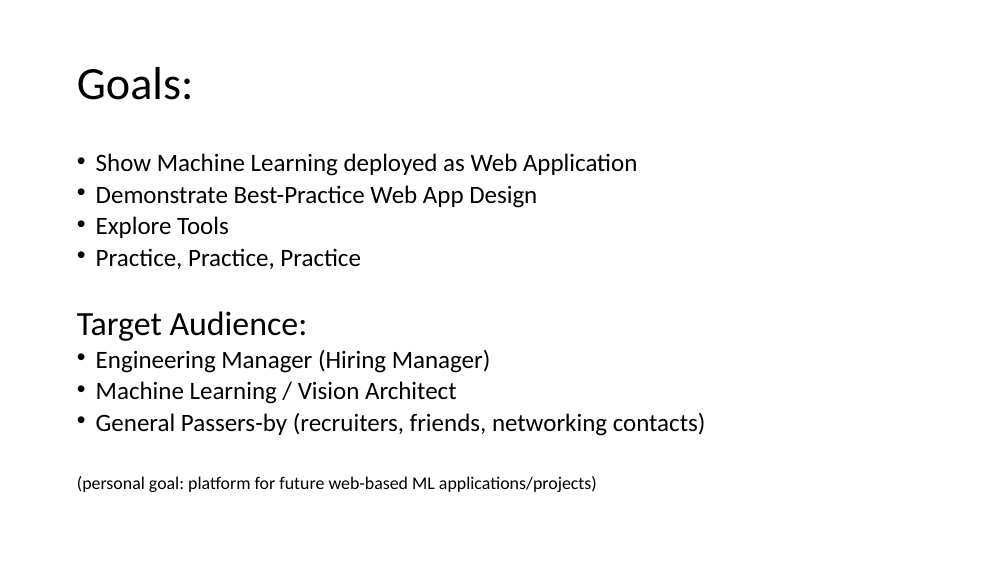
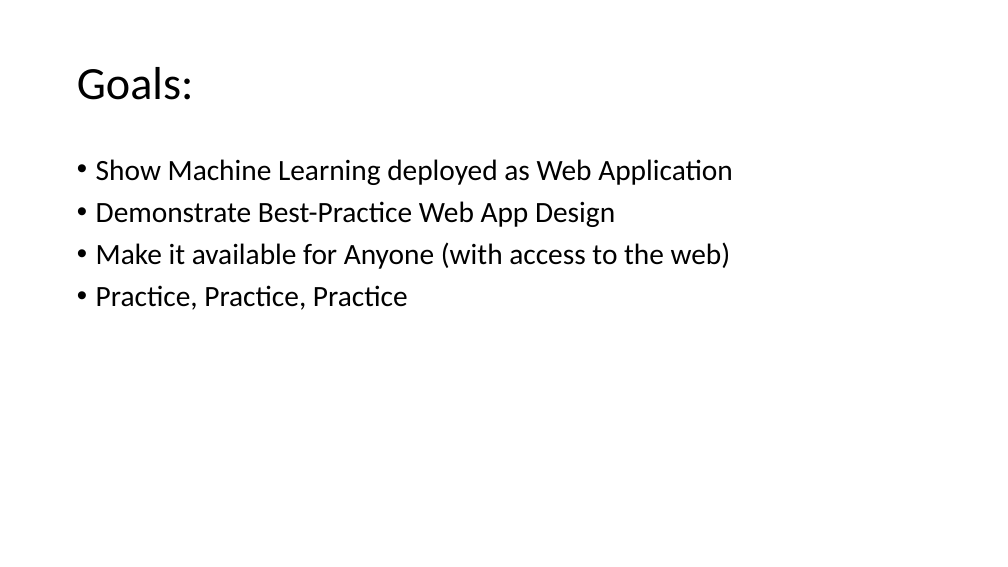
Before and after one commit to cwinsor/django_103_plasticc_and_ux, a slide deck: slide 3 of presentation.pptx. Drawn at 1008x567 pixels with LibreOffice and Linux fonts; fonts in the diff are those of the drawing. Boxes give left, top, right and bottom in pixels: in the first picture for what was removed or moved away, otherwise in the second. Text is boxed around its words. In the diff, an @@ line names an element or a change of style, - is before the commit and + after.

```diff
--- a/presentation.pptx
+++ b/presentation.pptx
@@ text at <box>96,159,733,310</box>: size 23.8 to 28 pt in "Show Machine Learning deployed as Web Application", "Demonstrate Best-Practice Web App Design", "Practice, Practice, Practice"; line spacing 0.7 to 0.9 @@
@@ text at <box>96,242,731,269</box>: text changed; size 23.8 to 28 pt @@
-• Explore Tools
+• Make it available for Anyone (with access to the web)
@@ text at <box>77,311,706,492</box>: paragraphs removed @@
-Target Audience:
-• Engineering Manager (Hiring Manager)
-• Machine Learning / Vision Architect
-• General Passers-by (recruiters, friends, networking contacts)
-(personal goal: platform for future web-based ML applications/projects)
```
Also in this commit, not shown: 2 other slides changed, 9 slides added, 2 slides removed, 5 other files.
